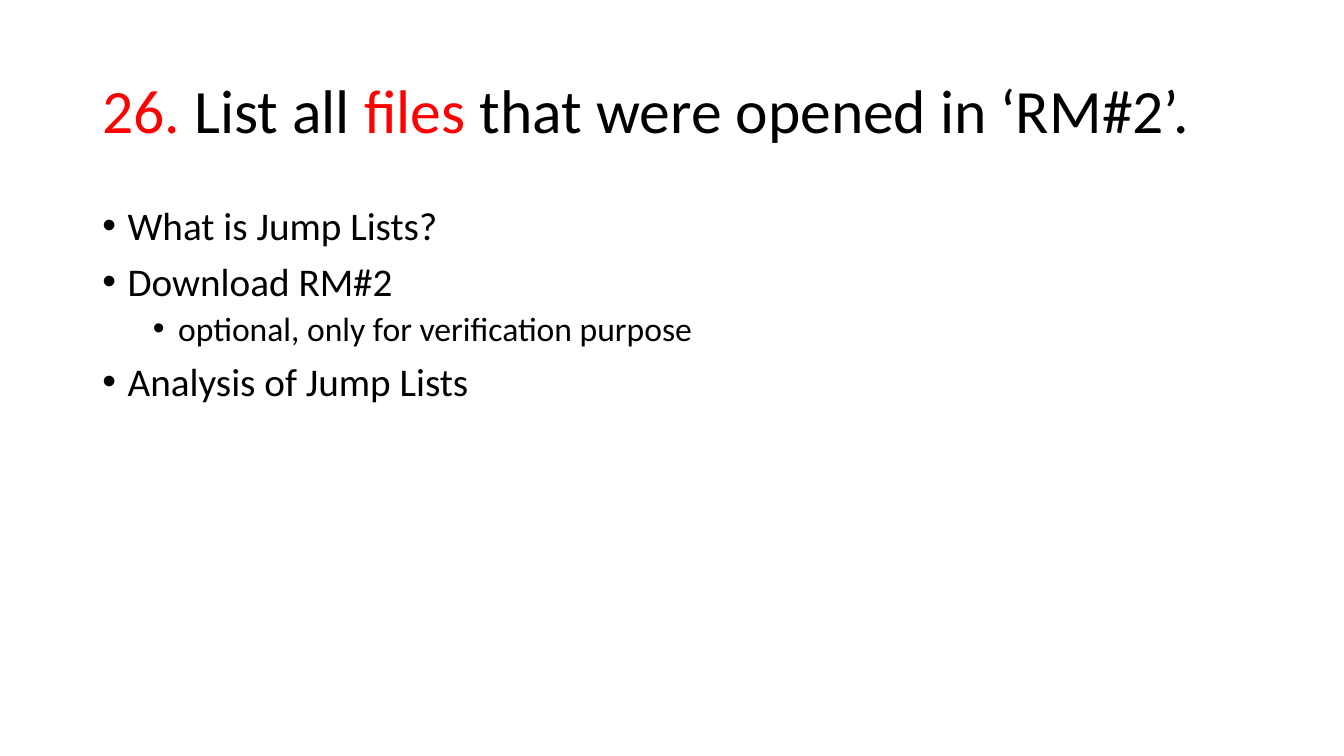
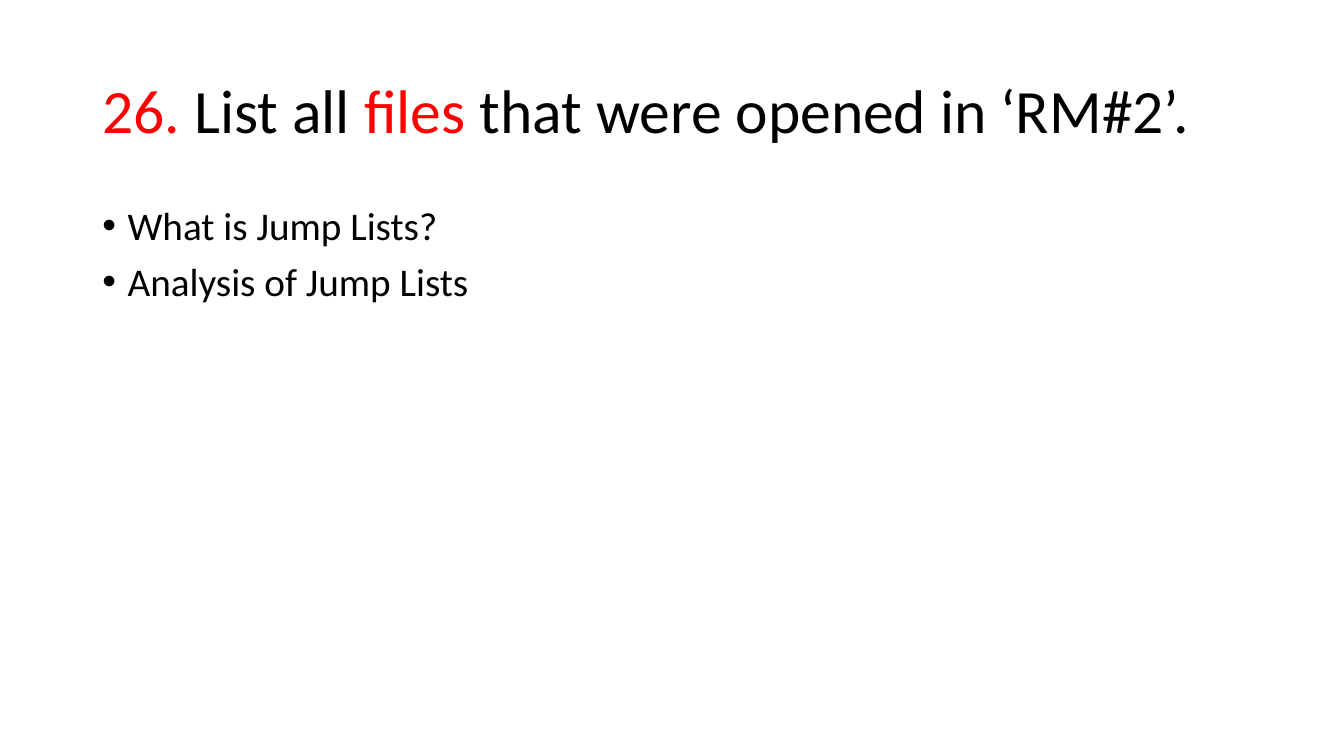
Before and after one commit to frankwxu/digital-forensics-lab, a slide deck: slide 22 of NIST_Data_Leakage_Case/NIST_Data_Leakage_06_Network_Shellbag_Jumplist.pptx (slide 20 before the commit). Drawn at 1344x756 pixels with LibreOffice and Linux fonts; fonts in the diff are those of the drawing; background and template pictures are left out. Boxes give left, top, right and bottom in pixels: in the first picture for what was removed or moved away, otherwise in the second. Text is boxed around its words. In the diff, an @@ line names an element or a change of style, - is before the commit and + after.

```diff
--- a/NIST_Data_Leakage_Case/NIST_Data_Leakage_06_Network_Shellbag_Jumplist.pptx
+++ b/NIST_Data_Leakage_Case/NIST_Data_Leakage_06_Network_Shellbag_Jumplist.pptx
@@ text at [128, 268, 692, 347]: paragraphs removed @@
-• Download RM#2
-  • optional, only for verification purpose
```
Also in this commit, not shown: 16 other slides changed, 2 slides added, 1 slide removed, 8 other files.
